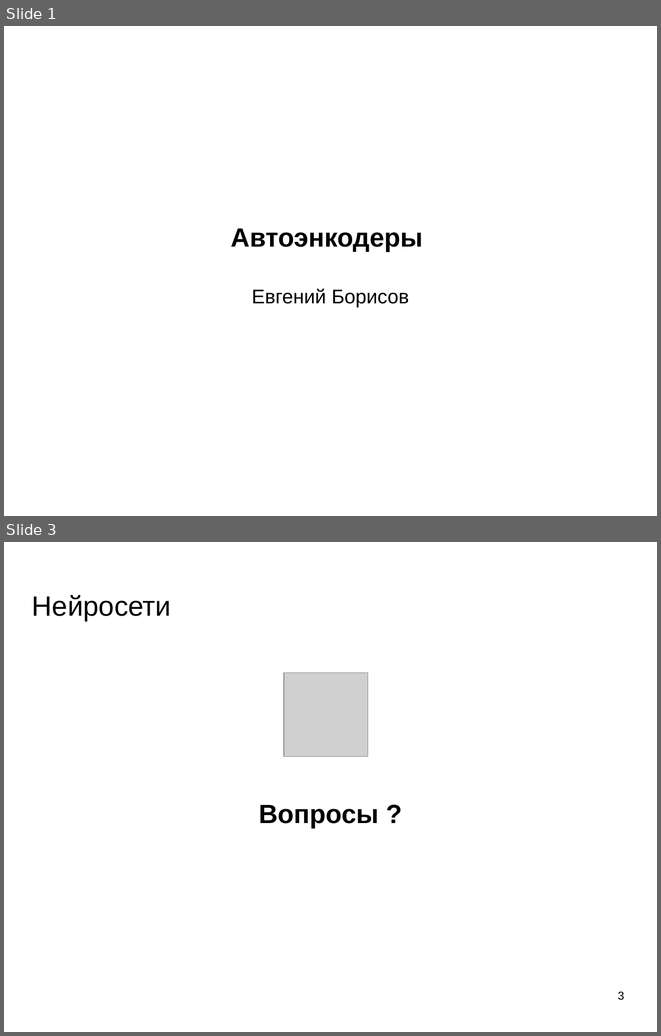
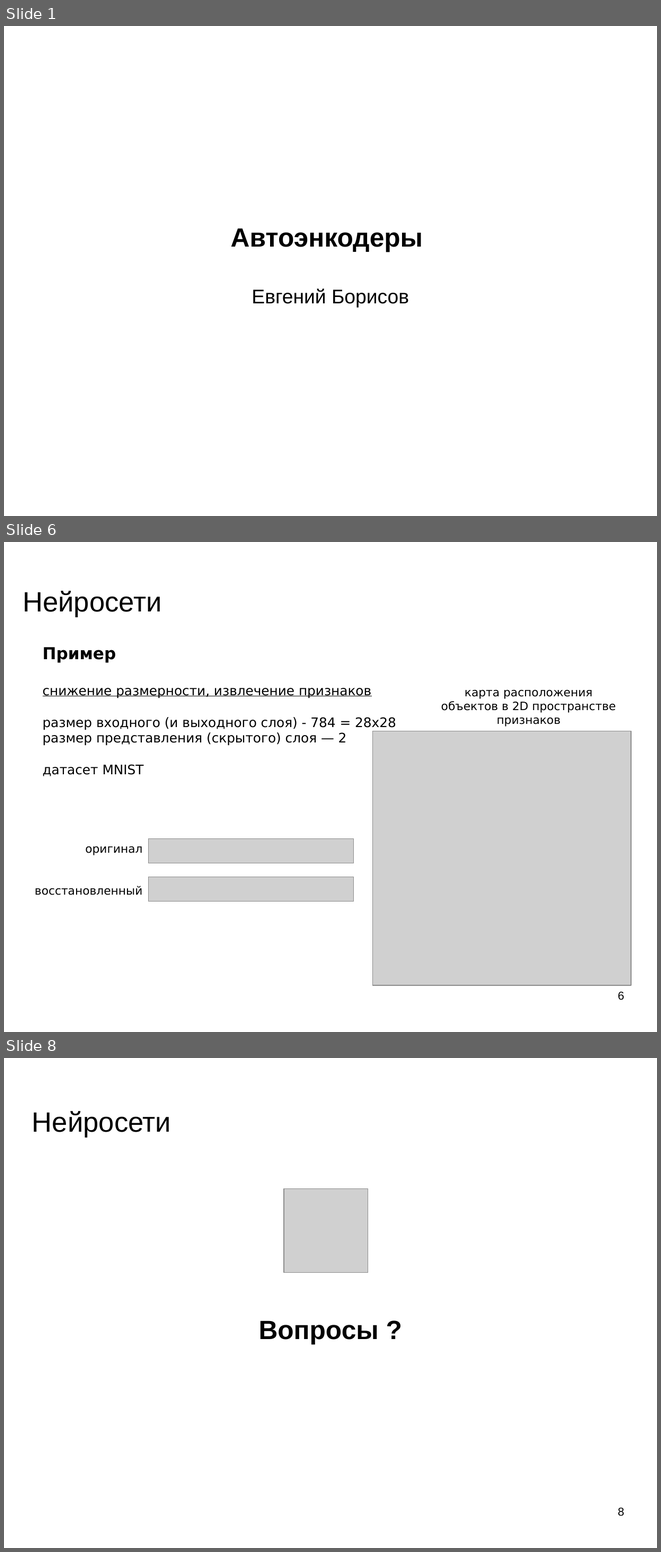
Before and after one commit to mechanoid5/ml_lectorium_legacy, a slide deck: 21-aenc.odp. Shown one above the other, each under a label of ours: slides 1 and 3 before the commit, slides 1, 6 and 8 after it; the slides between them are not shown. The pictures are 661x1036 and 661x1552 pixels, drawn with LibreOffice and Linux fonts; fonts in the diff are those of the drawing; grey boxes stand for pictures; background and template pictures are left out. Boxes give left, top, right and bottom in pixels: in the first picture for what was removed or moved away, otherwise in the second. Text is boxed around its words. In the diff, an @@ line names an element or a change of style, - is before the commit and + after.

```diff
--- a/21-aenc.odp
+++ b/21-aenc.odp
@@ slide 6 added at (4,542,657,1032), background picture (left out) @@
@@ title added at (23,591,161,617), 33.9 pt, text #000000 @@
+Нейросети
@@ text added at (43,647,396,776), 16 pt, text #000000 @@
+Пример
+снижение размерности, извлечение признаков
+размер входного (и выходного слоя) - 784 = 28x28
+размер представления (скрытого) слоя — 2
+датасет MNIST
@@ text added at (441,689,616,726), 14 pt, text #000000 @@
+карта расположения
+объектов в 2D пространстве
+признаков
@@ picture added at (372,731,632,985) @@
@@ picture added at (149,839,354,863) @@
@@ text added at (35,846,142,895), 14 pt, text #000000 @@
+оригинал
+восстановленный
@@ picture added at (149,877,354,901) @@
@@ page number added at (618,991,624,1000), 14 pt, text #000000 @@
+6
@@ what was slide 3 is now slide 8 @@
@@ page number at (618,1507,624,1516): text changed @@
-3
+8
```
Also in this commit, not shown: 1 slide changed, 4 other slides added, 7 other files.
